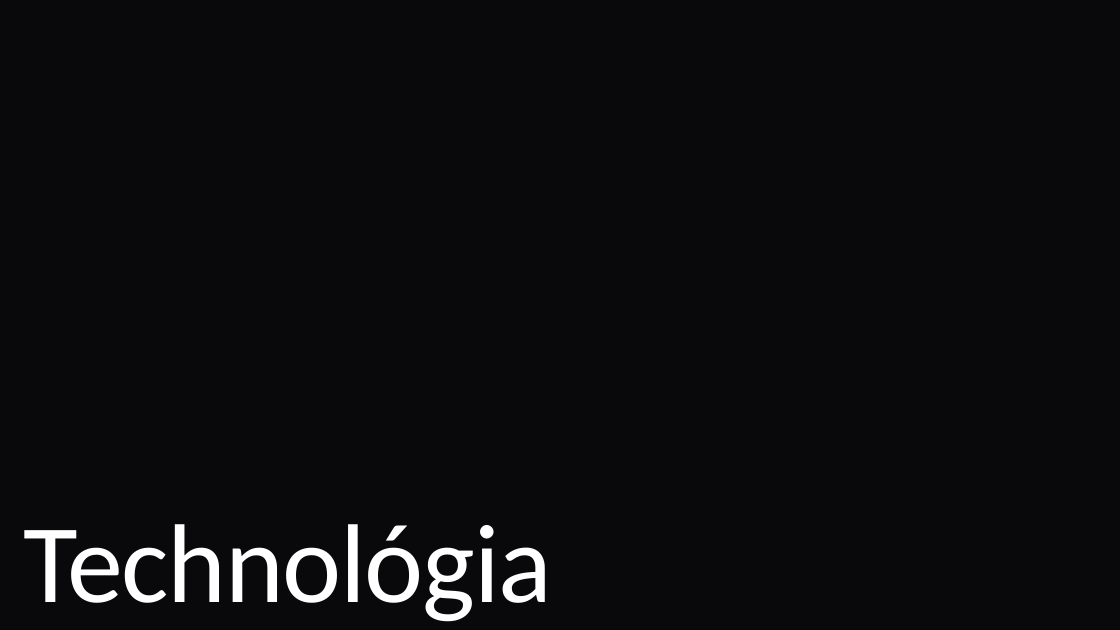
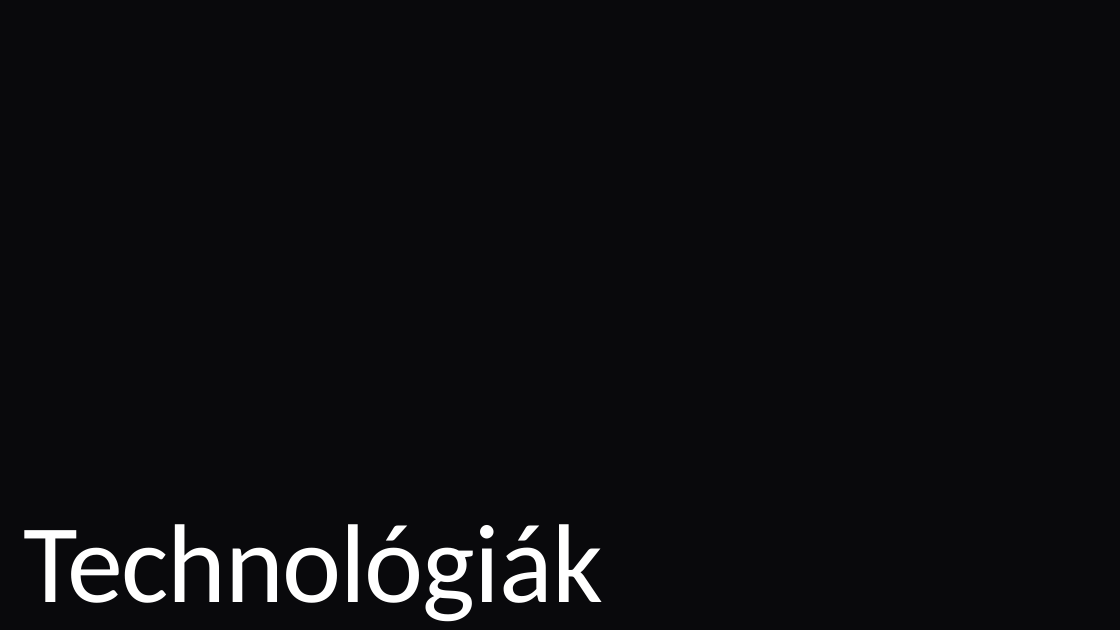
Before and after one commit to Zoli06/FastFuel, a slide deck: slide 8 of docs/FastFuel Prezentáció.pptx. Drawn at 1120x630 pixels with LibreOffice and Linux fonts; fonts in the diff are those of the drawing; background and template pictures are left out. Boxes give left, top, right and bottom in pixels: in the first picture for what was removed or moved away, otherwise in the second. Text is boxed around its words. In the diff, an @@ line names an element or a change of style, - is before the commit and + after.

```diff
--- a/docs/FastFuel Prezentáció.pptx
+++ b/docs/FastFuel Prezentáció.pptx
@@ title at bbox=[24, 524, 603, 622]: text changed @@
-Technológia
+Technológiák
```
Also in this commit, not shown: 7 other slides changed, 2 slides added, 2 slides removed, 3 other files.
